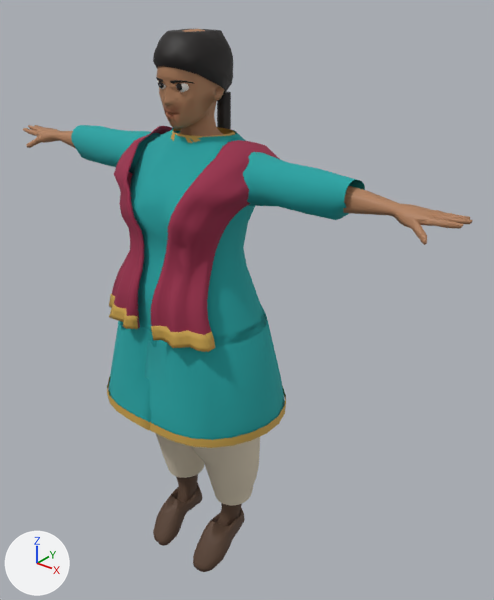
The glTF model public/characters/person-woman-low.glb: old version first, new version second.
Before and after are seen from a camera (50 mm lens) standing at (1.249, -1.335, 1.794) and looking at (0.099, 0.103, 0.903). Every picture has the same lights, and +X, +Y and +Z are marked at lower left. The first picture is the older version.

Objects in the first picture: 'bottom', 'hair', 'shoes', 'skin', 'top', 'trim', 'wrap' and 3 more.
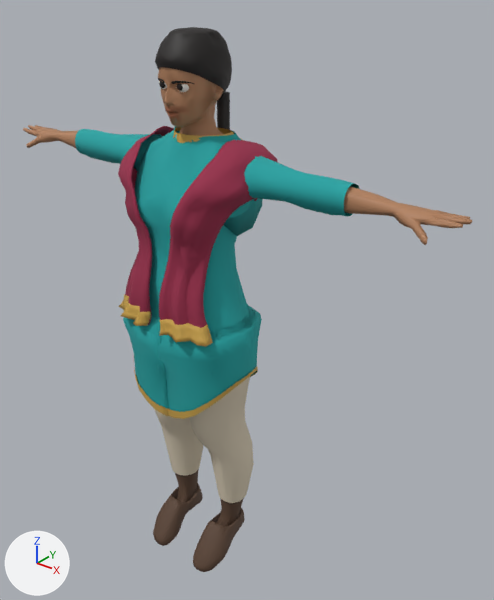
Edits to the bpy script that builds the scene:
```text
Change me_bottom:
    remove me_bottom.from_pydata(...)  # 499 vertices, 902 faces; spans x -0.232..0.232, y -0.181..0.141, z 0.183..0.888
    add me_bottom.from_pydata(...)  # 507 vertices, 918 faces; spans x -0.201..0.201, y -0.155..0.114, z 0.182..0.887
    me_bottom part 1: the loose piece of 254 vertices spanning x -0.232..0.064, y -0.181..0.14, z 0.183..0.888 is rebuilt with 248 vertices and now spans x -0.201..0.034, y -0.155..0.114, z 0.182..0.887
    me_bottom part 2: the loose piece of 245 vertices spanning x -0.063..0.232, y -0.181..0.141, z 0.183..0.888 is rebuilt with 259 vertices and now spans x -0.034..0.201, y -0.155..0.113, z 0.182..0.887
Change me_hair:
    remove me_hair.from_pydata(...)  # 211 vertices, 376 faces; spans x -0.099..0.099, y -0.097..0.144, z 1.085..1.608
    add me_hair.from_pydata(...)  # 449 vertices, 852 faces; spans x -0.094..0.094, y -0.094..0.142, z 1.086..1.616
    me_hair part 3: the loose piece of 155 vertices spanning x -0.099..0.099, y -0.097..0.116, z 1.434..1.608 is rebuilt with 377 vertices and now spans x -0.094..0.094, y -0.094..0.112, z 1.435..1.616
    me_hair part 4: the loose piece of 56 vertices spanning x -0.019..0.019, y 0.084..0.144, z 1.085..1.445 is rebuilt with 72 vertices and now spans x -0.018..0.018, y 0.085..0.142, z 1.086..1.445
Change me_top:
    remove me_top.from_pydata(...)  # 612 vertices, 1016 faces; spans x -0.485..0.485, y -0.25..0.21, z 0.552..1.358
    add me_top.from_pydata(...)  # 690 vertices, 1180 faces; spans x -0.48..0.48, y -0.186..0.147, z 0.552..1.358
    me_top part 5: the loose piece of 263 vertices spanning x -0.232..0.232, y -0.192..0.151, z 0.838..1.358 is rebuilt with 379 vertices and now spans x -0.193..0.21, y -0.184..0.145, z 0.552..1.358
    me_top part 6: the loose piece of 97 vertices spanning x 0.129..0.485, y -0.068..0.088, z 1.195..1.331 is rebuilt with 117 vertices and now spans x 0.104..0.48, y -0.067..0.114, z 1.101..1.328
    me_top part 7: the loose piece of 96 vertices spanning x -0.485..-0.129, y -0.068..0.088, z 1.195..1.331 is rebuilt with 117 vertices and now spans x -0.48..-0.104, y -0.067..0.114, z 1.101..1.328
    me_top part 8: the loose piece of 66 vertices spanning x -0.295..0.023, y -0.25..0.21, z 0.552..0.864 is rebuilt with 77 vertices and now spans x -0.211..0.017, y -0.186..0.147, z 0.552..0.864
    me_top part 9: the loose piece of 90 vertices spanning x -0.022..0.291, y -0.246..0.206, z 0.552..0.864 is deleted
Change me_trim:
    remove me_trim.from_pydata(...)  # 364 vertices, 592 faces; spans x -0.298..0.295, y -0.253..0.213, z 0.552..1.36
    add me_trim.from_pydata(...)  # 364 vertices, 592 faces; spans x -0.212..0.213, y -0.202..0.132, z 0.552..1.36
    me_trim part 10: 144 of 364 vertices moved; they spanned x -0.214..0.198, y -0.233..-0.149, z 0.844..0.888 and now span x -0.189..0.174, y -0.202..-0.127, z 0.844..0.888; mean shift (0.0, 0.03, 0.0); largest move (-0.146, -0.203, 0.871) -> (-0.12, -0.172, 0.871)
    me_trim part 11: 108 of 364 vertices moved; they spanned x -0.298..0.295, y -0.253..0.213, z 0.552..0.578 and now span x -0.212..0.213, y -0.171..0.132, z 0.552..0.709; mean shift (0.0, 0.001, 0.052); largest move (-0.297, 0.008, 0.552) -> (-0.207, -0.001, 0.696)
    other edits to the shape of me_trim do not show in these pictures
Change me_wrap:
    remove me_wrap.from_pydata(...)  # 1247 vertices, 2490 faces; spans x -0.241..0.238, y -0.23..0.174, z 0.844..1.353
    add me_wrap.from_pydata(...)  # 1247 vertices, 2490 faces; spans x -0.23..0.227, y -0.199..0.163, z 0.844..1.353
    me_wrap part 12: 1 vertex moved within x -0.165, y 0.037, z 1.334; 1238 vertices removed from x -0.241..0.238, y -0.23..0.174, z 0.844..1.353; 1238 vertices added at x -0.23..0.227, y -0.199..0.163, z 0.844..1.353
```

What differs and where, as boxes (x1, y1, x2, y2) in the pictures (494 x 600 px; the box of a moved part takes in the faces that stretch with it):
'top', reshaped (9% shorter)
    before: (71, 125, 365, 440)
    after: (75, 127, 360, 412)
'wrap', reshaped
    before: (112, 126, 279, 335)
    after: (118, 126, 278, 328)
'bottom', reshaped
    before: (156, 434, 260, 506)
    after: (154, 376, 254, 503)
'trim', reshaped (22% narrower, 9% shorter)
    before: (107, 127, 286, 448)
    after: (118, 127, 258, 419)
'hair', reshaped
    before: (153, 29, 233, 129)
    after: (155, 27, 232, 130)
part 1 of me_bottom, rebuilt
    before: (156, 434, 205, 478)
    after: (154, 409, 203, 475)
part 2 of me_bottom, rebuilt
    before: (191, 437, 260, 506)
    after: (189, 376, 254, 503)
part 3 of me_hair, rebuilt
    before: (153, 29, 233, 94)
    after: (155, 27, 232, 94)
part 4 of me_hair, rebuilt (7% narrower)
    before: (217, 91, 231, 129)
    after: (217, 91, 230, 130)
part 5 of me_top, rebuilt (7% narrower, 30% taller)
    before: (130, 127, 267, 346)
    after: (135, 127, 262, 412)
part 6 of me_top, rebuilt
    before: (243, 152, 365, 220)
    after: (224, 156, 360, 236)
part 7 of me_top, rebuilt
    before: (71, 125, 162, 174)
    after: (75, 129, 162, 171)
part 8 of me_top, rebuilt
    before: (108, 319, 157, 422)
    after: (123, 315, 168, 409)
part 9 of me_top, deleted (cyan)
    before: (144, 306, 285, 440)
part 10 of me_trim, moved or reshaped
    before: (109, 294, 215, 352)
    after: (118, 294, 213, 347)
part 11 of me_trim, moved or reshaped
    before: (107, 377, 286, 448)
    after: (134, 367, 258, 419)
